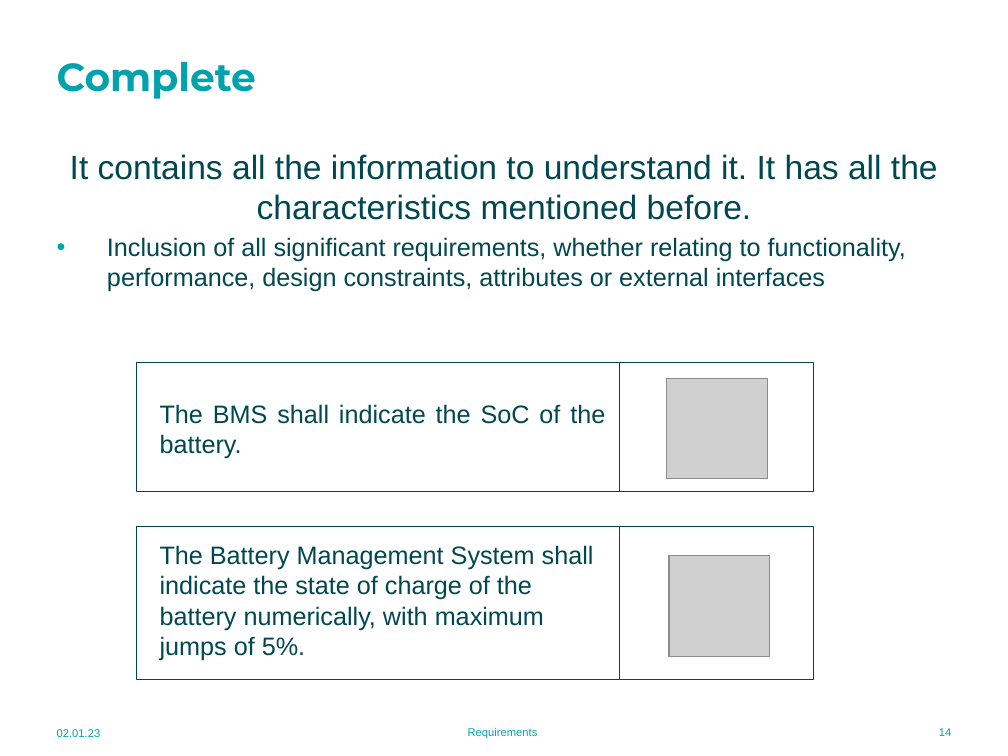
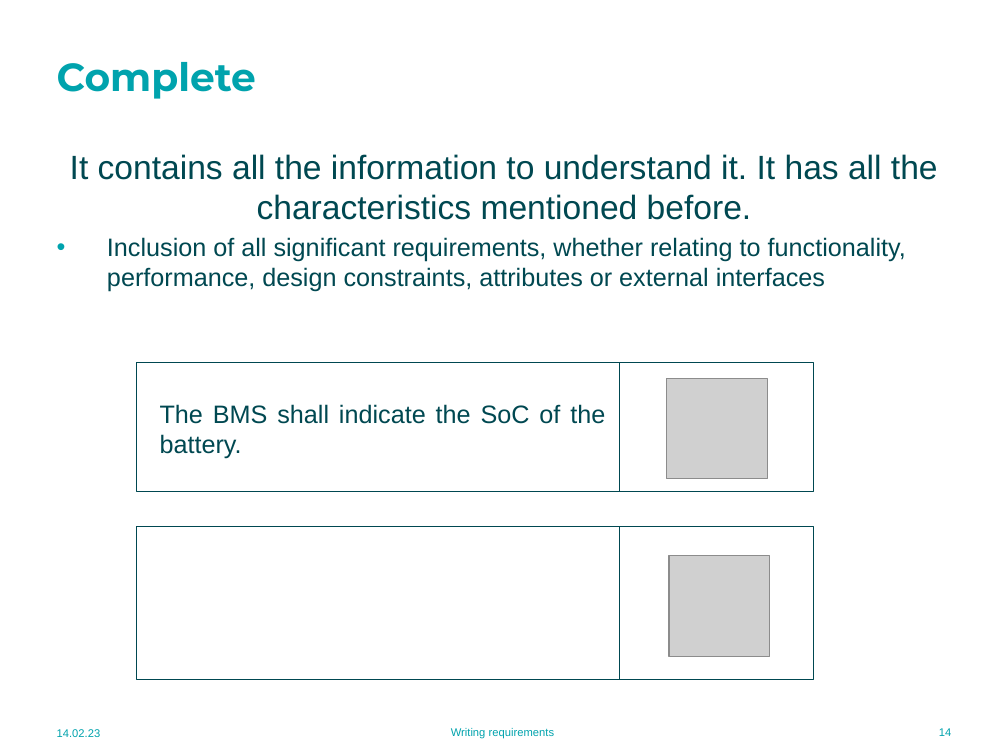
Before and after one commit to MU-MATHWORKS/MODEL-BASED-LIFE-CYCLE-WITH-MATLAB-SIMULINK, a slide deck: slide 14 of 2. Requirements/2.2 Writing requirements.pptx. Drawn at 1008x756 pixels with LibreOffice and Linux fonts; fonts in the diff are those of the drawing; grey boxes stand for pictures; background and template pictures are left out. Boxes give left, top, right and bottom in pixels: in the first picture for what was removed or moved away, otherwise in the second. Text is boxed around its words. In the diff, an @@ line names an element or a change of style, - is before the commit and + after.

Commit message:
Requirements module resources updated. Detailed exercise statement added in ppt and mlx formats.

```diff
--- a/2. Requirements/2.2 Writing requirements.pptx
+++ b/2. Requirements/2.2 Writing requirements.pptx
@@ text removed at (x1=160, y1=545, x2=594, y2=661) @@
-The Battery Management System shall indicate the state of charge of the battery numerically, with maximum jumps of 5%.
@@ text at (x1=57, y1=729, x2=101, y2=737): text changed @@
-02.01.23
+14.02.23
@@ text at (x1=451, y1=728, x2=555, y2=739): text changed @@
-Requirements
+Writing requirements
```
Also in this commit, not shown: 19 other slides changed, 2 other files.
